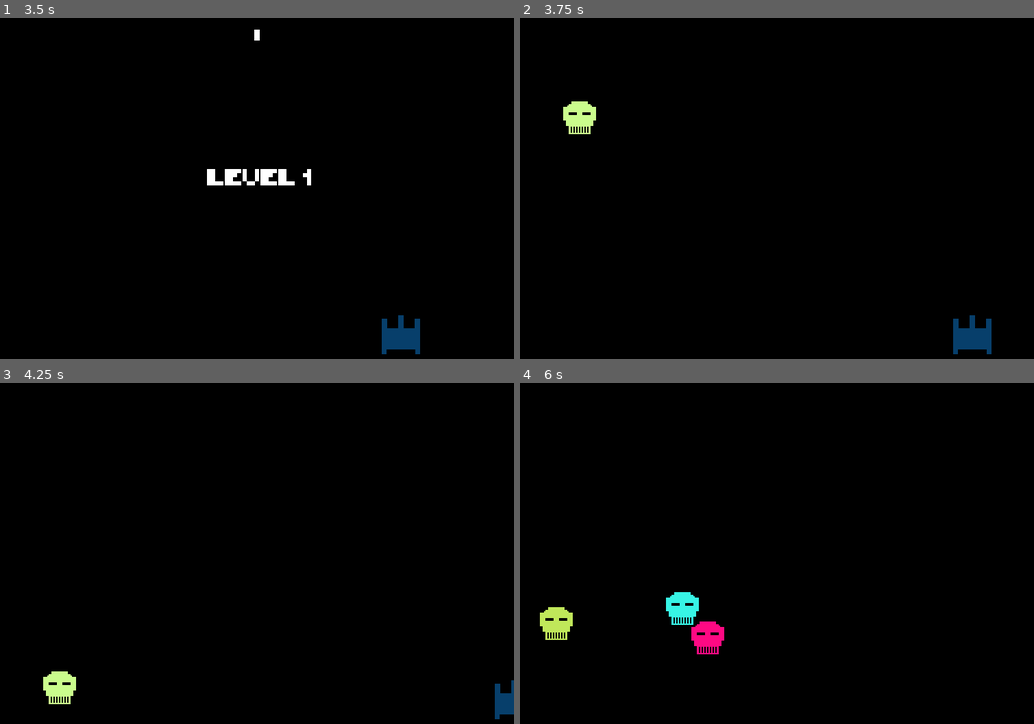
Above: before the commit, frames 1-4 (two rows, left to right).
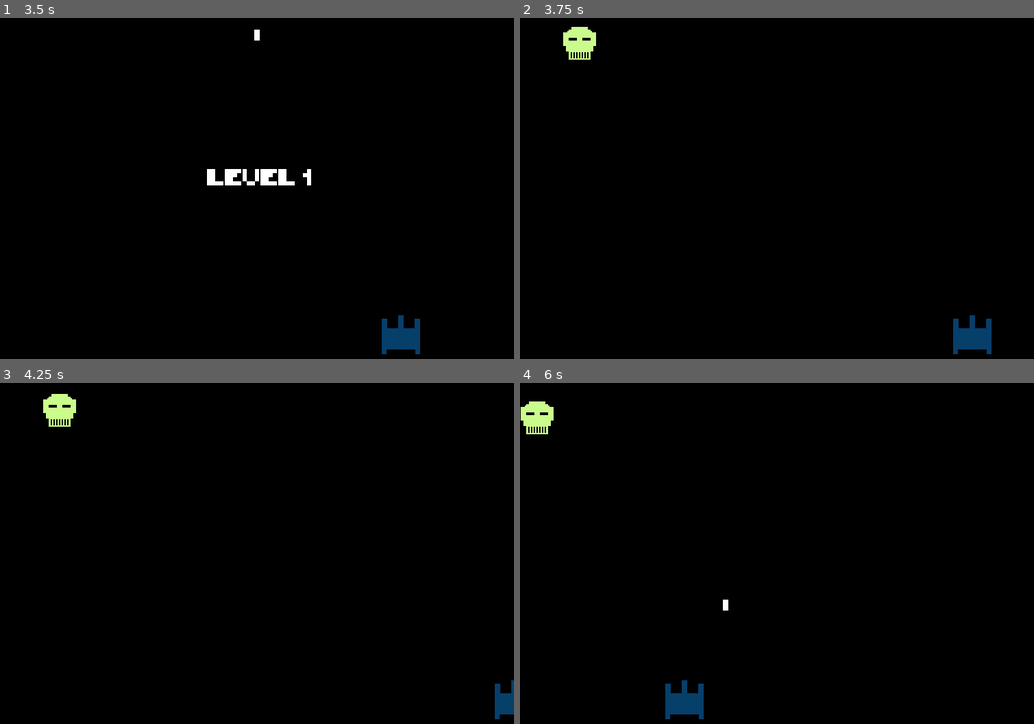
Above: after the commit, the same moments.

Repository: umkralegal/skull-invaders
Game: Godot game, scene res://src/main.tscn
Two runs of this game, one before a commit and one after it. Both use one fixed random seed, a clock stepped at 60 frames per second and the inputs below.
Inputs:
- Up to frame 1 (3.5 s): click "Play" at 0.5 s; tap Enter at 1.25 s; hold D (p1_move_right) 1.28-2.03 s; hold Space (shoot) 1.28-2.03 s; hold A (p1_move_left) 2.03-2.78 s; tap Space (shoot) at 2.1 s; hold D (p1_move_right) from 2.78 s (still down); hold Space (shoot) from 2.78 s (still down)
- Up to frame 2 (3.75 s): keep holding D (p1_move_right); release Space (shoot) at 3.53 s; tap Space (shoot) at 3.6 s
- Up to frame 3 (4.25 s): keep holding D (p1_move_right)
- Up to frame 4 (6 s): release D (p1_move_right) at 4.28 s; hold Space (shoot) 4.28-5.03 s; hold A (p1_move_left) from 4.28 s (still down); tap F (debug_critical, bound only before the commit) at 4.9 s; tap Space (shoot) at 5.1 s; hold Space (shoot) from 5.78 s (still down)

Frame 1 is identical in both runs. In frame 2, 0.9% of the frame differs, in the area x 8-15%, y 2-35%; in frame 3, 0.9%; in frame 4, 2.4%, in the area x 0-41%, y 5-99%.
Error before the commit: Invalid get index 'movement' (on base: 'previously freed instance'). (res://src/autoloads/player_controller.gd:10)

Commit message:
Remove debug code

Diff:
--- a/project.godot
+++ b/project.godot
@@ -72,11 +72,6 @@
 , Object(InputEventKey,"resource_local_to_scene":false,"resource_name":"","device":0,"alt":false,"shift":false,"control":false,"meta":false,"command":false,"pressed":false,"scancode":16777233,"unicode":0,"echo":false,"script":null)
  ]
 }
-debug_critical={
-"deadzone": 0.5,
-"events": [ Object(InputEventKey,"resource_local_to_scene":false,"resource_name":"","device":0,"alt":false,"shift":false,"control":false,"meta":false,"command":false,"pressed":false,"scancode":70,"unicode":0,"echo":false,"script":null)
- ]
-}
 
 [rendering]
 
--- a/src/autoloads/player_controller.gd
+++ b/src/autoloads/player_controller.gd
@@ -10,6 +10,3 @@
 		player1.movement.x = Input.get_action_strength("p1_move_right") - Input.get_action_strength("p1_move_left")
 		if Input.is_action_pressed("shoot"):
 			player1.shoot()
-
-		if Input.is_action_pressed("debug_critical"):
-			player1.critical_shot()
--- a/src/scripts/character.gd
+++ b/src/scripts/character.gd
@@ -34,7 +34,7 @@
 				PlayerController.player1.get_shot(1)
 				get_shot(999)
 			position.x += movement.x * (speed * 1)
-			position.y += 1 * 10#(speed / 10.0)
+			position.y += 1 * (speed / 10.0)
 			shoot()
 	position = Vector2(clamp(position.x, 0, Globals.screen_size.x), clamp(position.y, 0, Globals.screen_size.y))
 
@@ -46,18 +46,6 @@
 		shot.faction = self.faction
 		shot.shooter = self
 		shot.critical_chance = critical_chance
-		shot.position = $ShotPosition.global_position
-		shot.speed = -shot.speed if shooting_up else shot.speed
-		get_parent().add_child(shot)
-
-
-func critical_shot():
-	if $Cooldown.is_stopped():
-		$Cooldown.start(shot_cooldown)
-		var shot = bullet.instance()
-		shot.faction = self.faction
-		shot.shooter = self
-		shot.critical_chance = 100.0
 		shot.position = $ShotPosition.global_position
 		shot.speed = -shot.speed if shooting_up else shot.speed
 		get_parent().add_child(shot)
--- a/src/scripts/game.gd
+++ b/src/scripts/game.gd
@@ -91,7 +91,7 @@
 		LevelStates.LEVEL_PROCESS:
 			if PlayerController.player1:
 				level_state = LevelStates.LEVEL_COMPLETE
-				$Timer.start(0.1)
+				$Timer.start(2)
 			else:
 				game_over()
 
